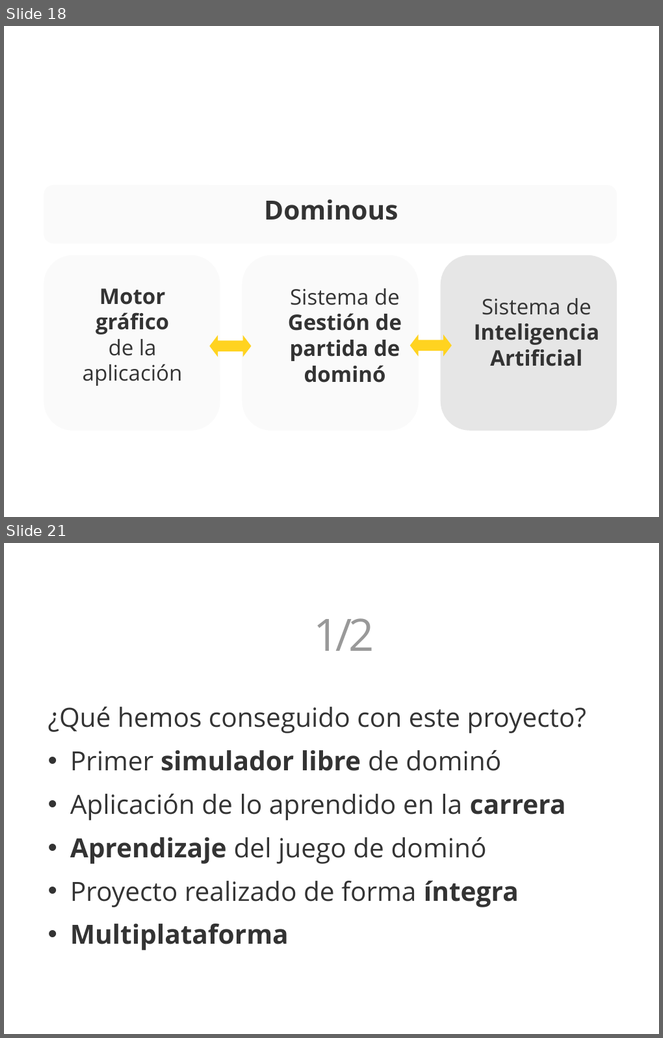
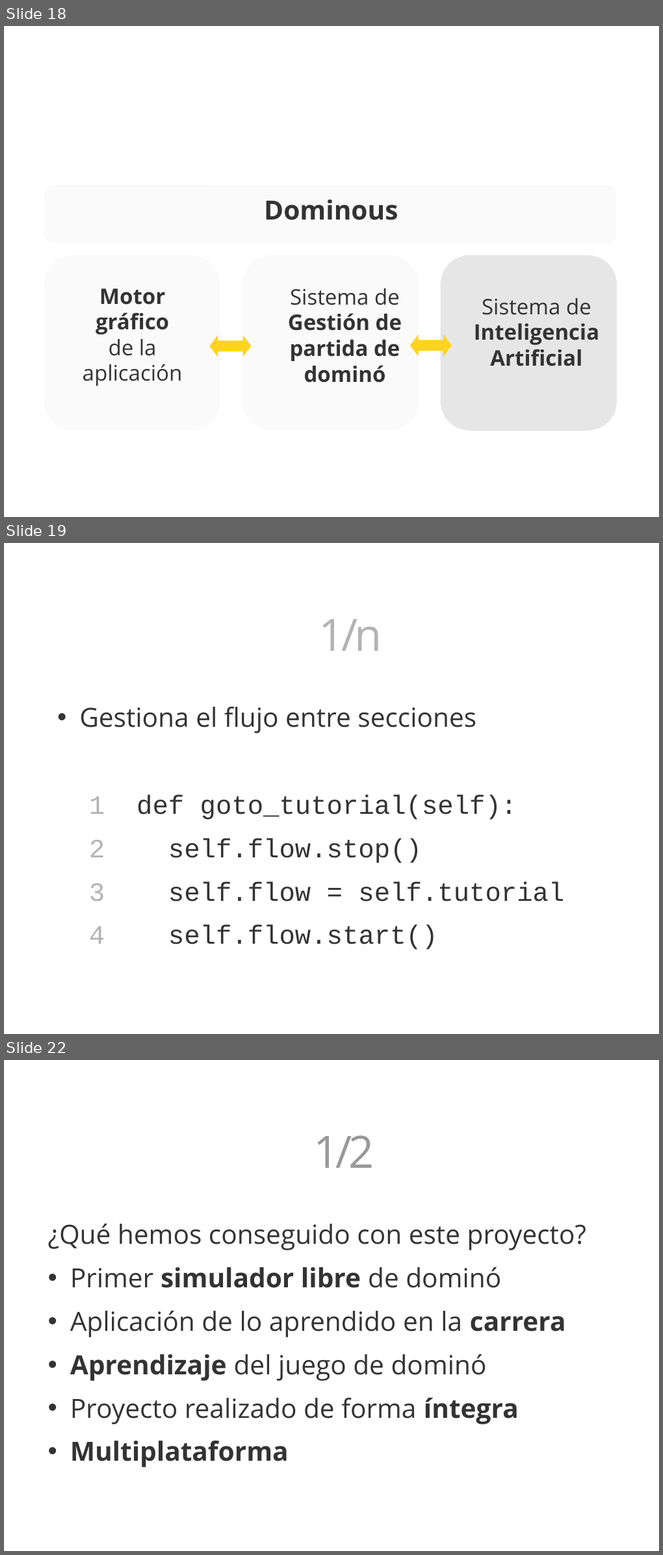
Before and after one commit to 3oheme/dominous, a slide deck: docs/presentacion/presentacion.odp. Shown one above the other, each under a label of ours: slides 18 and 21 before the commit, slides 18, 19 and 22 after it; the slides between them are not shown. The pictures are 663x1038 and 663x1555 pixels, drawn with LibreOffice and Linux fonts; fonts in the diff are those of the drawing; background and template pictures are left out. Boxes give left, top, right and bottom in pixels: in the first picture for what was removed or moved away, otherwise in the second. Text is boxed around its words. In the diff, an @@ line names an element or a change of style, - is before the commit and + after.

```diff
--- a/docs/presentacion/presentacion.odp
+++ b/docs/presentacion/presentacion.odp
@@ slide 19 added at bbox=[4, 543, 659, 1034], background picture (left out) @@
@@ text added at bbox=[319, 619, 382, 651], 54 pt, text #FFFFFF, bold @@
+Motor gráfico 1/n
@@ text added at bbox=[79, 707, 564, 950], 32 pt, text #333333 @@
+• Gestiona el flujo entre secciones
+1 def goto_tutorial(self):
+2 self.flow.stop()
+3 self.flow = self.tutorial
+4 self.flow.start()
@@ what was slide 21 is now slide 22 @@
```
Also in this commit, not shown: 4 other slides added, 2 slides removed, 3 other files.
